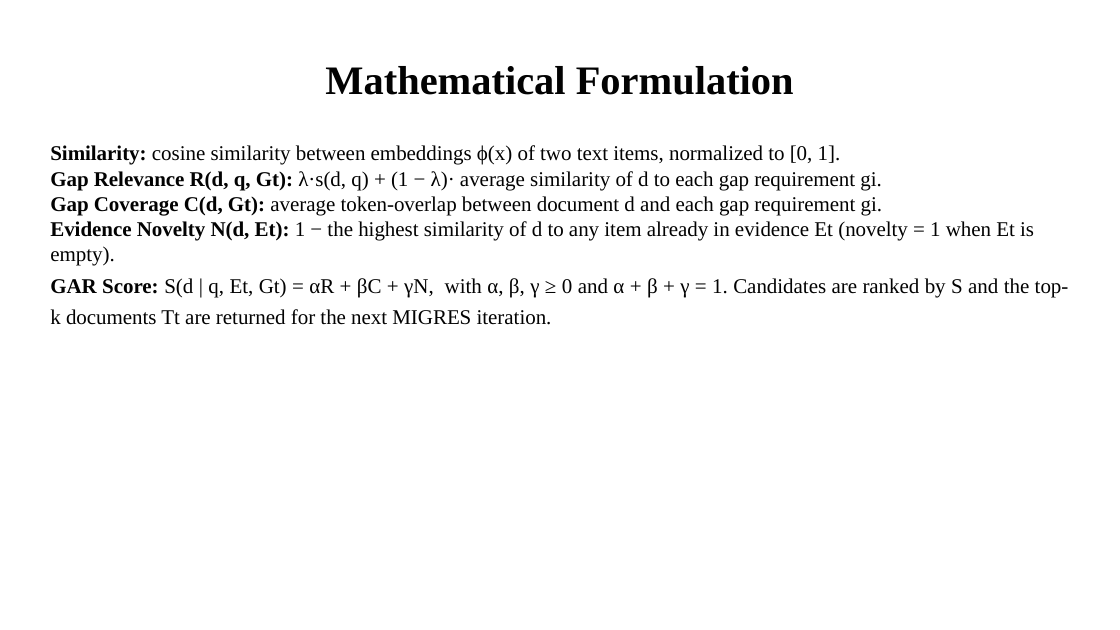
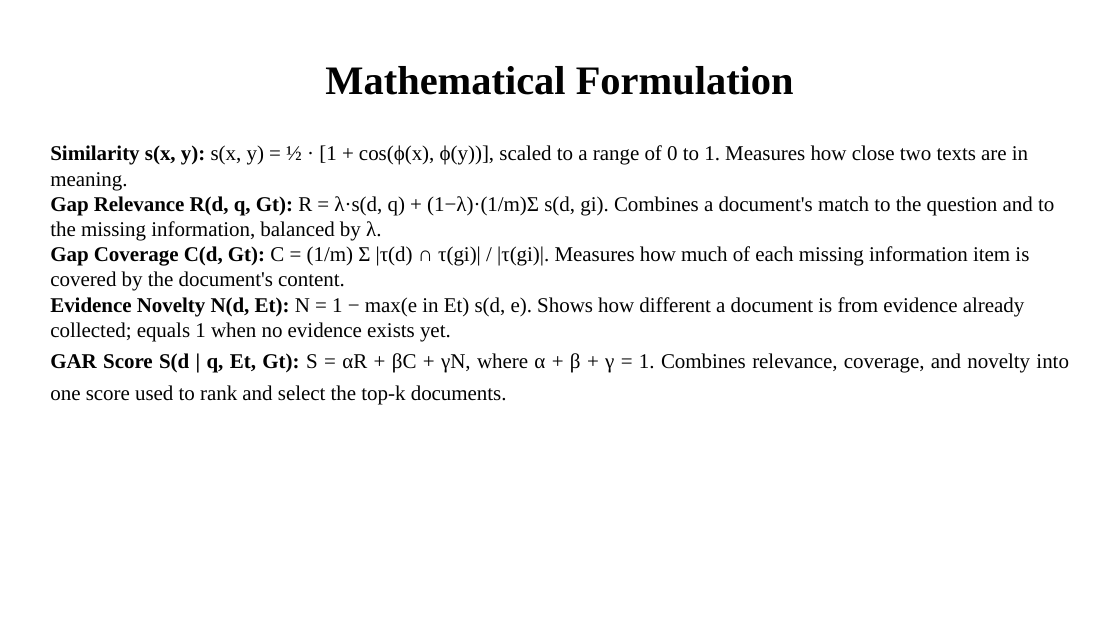
Before and after one commit to KunalDahal/State-Aware-Retrieval, a slide deck: slide 14 of methodology/presentation/ppt1.pptx. Drawn at 1120x630 pixels with LibreOffice and Linux fonts; fonts in the diff are those of the drawing. Boxes give left, top, right and bottom in pixels: in the first picture for what was removed or moved away, otherwise in the second. Text is boxed around its words. In the diff, an @@ line names an element or a change of style, - is before the commit and + after.

```diff
--- a/methodology/presentation/ppt1.pptx
+++ b/methodology/presentation/ppt1.pptx
@@ text at [50,145,1069,404]: text changed @@
-Similarity: cosine similarity between embeddings ϕ(x) of two text items, normalized to [0, 1].
-Gap Relevance R(d, q, Gt): λ·s(d, q) + (1 − λ)· average similarity of d to each gap requirement gi.
-Gap Coverage C(d, Gt): average token-overlap between document d and each gap requirement gi.
-Evidence Novelty N(d, Et): 1 − the highest similarity of d to any item already in evidence Et (novelty = 1 when Et is empty).
-GAR Score: S(d | q, Et, Gt) = αR + βC + γN, with α, β, γ ≥ 0 and α + β + γ = 1. Candidates are ranked by S and the top-k documents Tt are returned for the next MIGRES iteration.
+Similarity s(x, y): s(x, y) = ½ · [1 + cos(ϕ(x), ϕ(y))], scaled to a range of 0 to 1. Measures how close two texts are in meaning.
+Gap Relevance R(d, q, Gt): R = λ·s(d, q) + (1−λ)·(1/m)Σ s(d, gi). Combines a document's match to the question and to the missing information, balanced by λ.
+Gap Coverage C(d, Gt): C = (1/m) Σ |τ(d) ∩ τ(gi)| / |τ(gi)|. Measures how much of each missing information item is covered by the document's content.
+Evidence Novelty N(d, Et): N = 1 − max(e in Et) s(d, e). Shows how different a document is from evidence already collected; equals 1 when no evidence exists yet.
+GAR Score S(d | q, Et, Gt): S = αR + βC + γN, where α + β + γ = 1. Combines relevance, coverage, and novelty into one score used to rank and select the top-k documents.
```
Also in this commit, not shown: 17 other slides changed, 1 other file.
